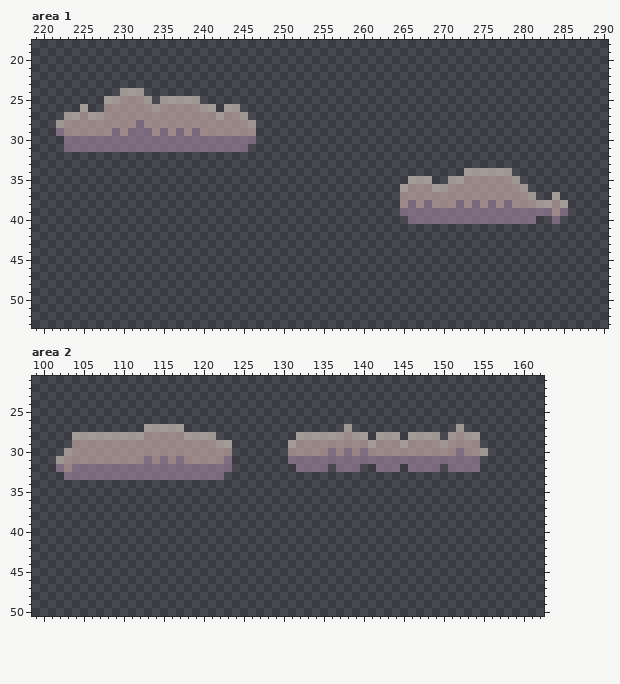
One commit to this pixel-art file: art/site/clouds.aseprite. The picture above was drawn from the file before the commit.
384x576 pixels, 1 frame. Shown: area 1: x 219..290, y 18..53; area 2: x 99..162, y 21..50. The commit also changed other parts of the picture, which this record leaves out.
Once edited:
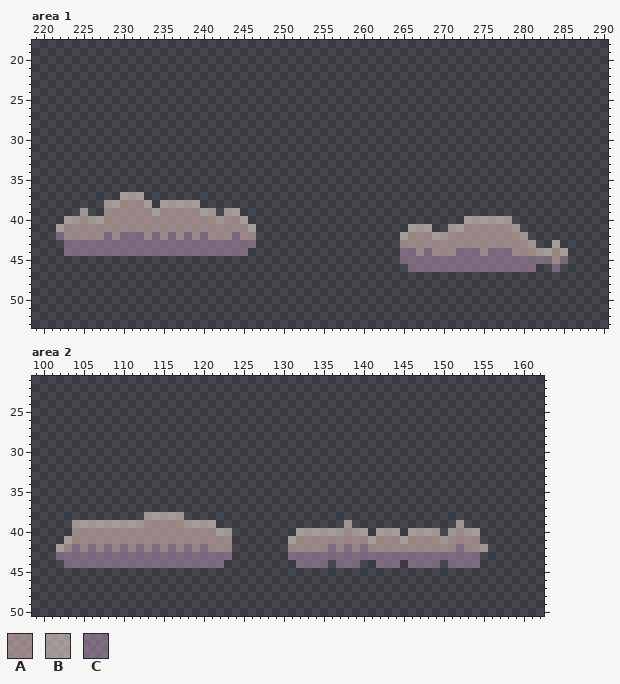
Palette (. is transparent): A #f2c9c680  B #fff0e480  C #b894b480
Diff:
Changed rows in their new state; - is an unchanged pixel.
Area 1:
first column x 222:
24 --------...-----------------------------------------------------
25 ------......-.....----------------------------------------------
26 ---.--..............-..-----------------------------------------
27 -.......................----------------------------------------
28 .........................---------------------------------------
29 .........................---------------------------------------
30 -........................---------------------------------------
31 -.......................----------------------------------------
34 ---------------------------------------------------......-------
35 --------------------------------------------...--.........------
36 -------------------------------------------................-----
37 --------BBB--------------------------------.................--.-
38 ------BBAAAB-BBBBB-------------------------.....................
39 ---B--AAAAAABAAAAABB-BB--------------------.....................
40 -BBABBAAAAAAAAAAAAAABAAB--------------------.......BBBBBB...--.-
41 BAAAAAAAAAAAAAAAAAAAAAAAB-------------------BBB--BBAAAAAAB------
42 CAAAAACACCCACACACACAAACAA------------------BAAABBAAAAAAAAAB-----
43 -CCCCCCCCCCCCCCCCCCCCCCCC------------------AAAAAAAAAAAAAAAAB--B-
44 -CCCCCCCCCCCCCCCCCCCCCCC-------------------CCACAAACCCACCCAAABBAB
45 -------------------------------------------CCCCCCCCCCCCCCCCCCCAC
46 --------------------------------------------CCCCCCCCCCCCCCCC--C-
Area 2:
first column x 102:
27 -----------.....--------------------.-------------.---
28 --..................----------.........-...-....-....-
29 --....................-------........................-
30 -.....................-------.........................
31 ......................-------........................-
32 ......................--------....-...--...-....-....-
33 -....................---------------------------------
first column x 102:
38 -----------BBBBB--------------------------------------
39 --BBBBBBBBBAAAAABBBB----------------B-------------B---
40 --AAAAAAAAAAAAAAAAAABB--------BBBBBBABB-BBB-BBBB-BABB-
41 -BAAAAAAAAAAAAAAAAAAAA-------BAAAAAAAAABAAABAAAABAAAA-
42 BACACACACACACACACACAAA-------AAAAACACACAAAAAAAAAAACAAB
43 CCCCCCCCCCCCCCCCCCCCCC-------CCCCCCCCCCCCCCCCCCCCCCCC-
44 -CCCCCCCCCCCCCCCCCCCC---------CCCC-CCC--CCC-CCCC-CCCC-
Where, in picture pixels (left, top, right, bottom), the same in both pictures:
erased: (56, 88, 256, 152)
changed: (400, 168, 568, 272)
added: (56, 192, 256, 256)
changed: (56, 424, 232, 568)
erased: (288, 424, 488, 472)
added: (288, 520, 488, 568)
